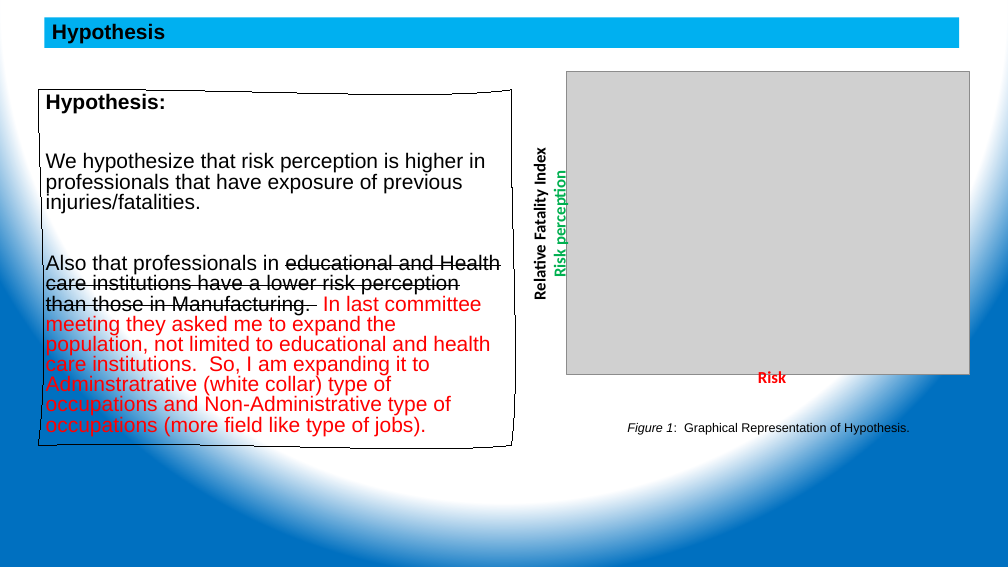
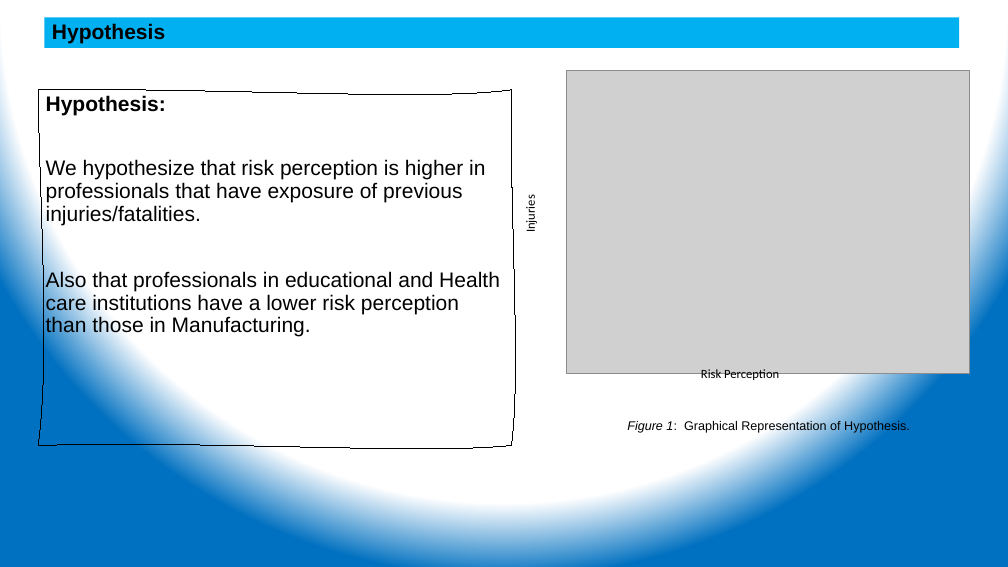
Before and after one commit to ehsintegration/yfd-phd-bls-data, a slide deck: slide 3 of D2-documentation/YennyF.Diaz-Risk Percep &Injuries_CommitteeUdate 11-02-20.pptx. Drawn at 1008x567 pixels with LibreOffice and Linux fonts; fonts in the diff are those of the drawing; grey boxes stand for pictures. Boxes give left, top, right and bottom in pixels: in the first picture for what was removed or moved away, otherwise in the second. Text is boxed around its words. In the diff, an @@ line names an element or a change of style, - is before the commit and + after.

```diff
--- a/D2-documentation/YennyF.Diaz-Risk Percep &Injuries_CommitteeUdate 11-02-20.pptx
+++ b/D2-documentation/YennyF.Diaz-Risk Percep &Injuries_CommitteeUdate 11-02-20.pptx
@@ text in freeform shape at [46,159,485,225]: line spacing 0.8 to 0.9 @@
@@ text removed at [530,150,570,299] @@
-Relative Fatality Index
-Risk perception
@@ text added at [523,198,538,231], 12 pt, text #000000 @@
+Injuries
@@ text in freeform shape at [46,270,500,337]: text changed; text colour #FF0000 to #000000 @@
-Also that professionals in educational and Health care institutions have a lower risk perception than those in Manufacturing. In last committee meeting they asked me to expand the population, not limited to educational and health care institutions. So, I am expanding it to Adminstratrative (white collar) type of occupations and Non-Administrative type of occupations (more field like type of jobs).
+Also that professionals in educational and Health care institutions have a lower risk perception than those in Manufacturing.
@@ text at [701,369,779,381]: text changed; size 16 to 12 pt; text colour #FF0000 to #000000; bold off @@
-Risk
+Risk Perception
```
Also in this commit, not shown: 2 other slides changed, 4 slides added, 21 slides removed, 3 other files.
